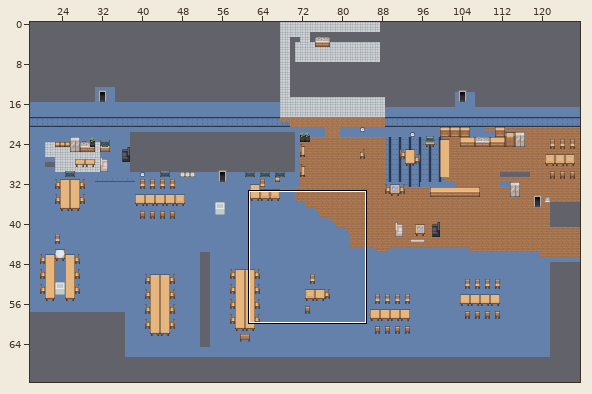
Two versions of a level (Tiled map, levels/webs.tmx). The picture above shows the old version from afar; the outline marks the close-up.
Close-up. Before the edit:
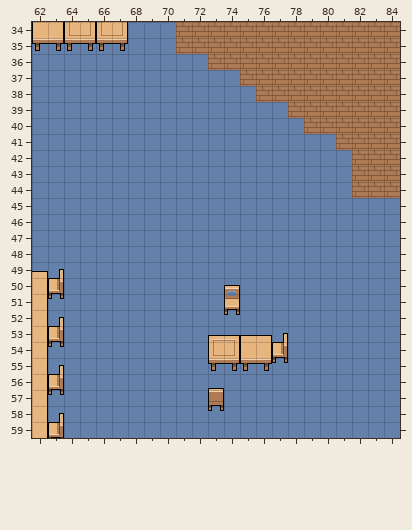
Cells are 16x16 px. Shown: x 62..84, y 34..59. The commit also changed other parts of the map, which this record leaves out. Not drawn, because the pictures are missing: unchanged layer "walls".
The same view after the edit:
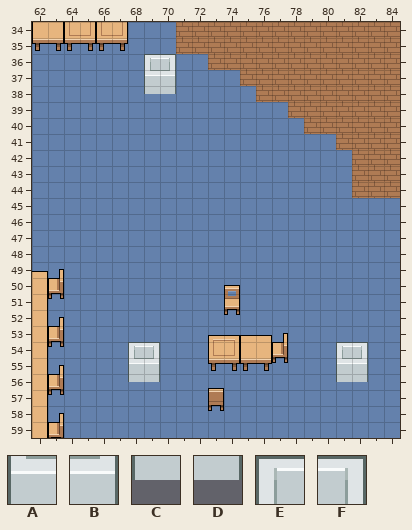
Key: from "indoors_2": A 1347, B 1348, C 1421, D 1422, E 1495, F 1496.
_ is an empty cell.
Diff:
Layer "objects":
The author put tile A in row 37 at x 69; in row 55 at x 68 and 81.
The author put tile B in row 37 at x 70; in row 55 at x 69 and 82.
The author put tile C in row 38 at x 69; in row 56 at x 68 and 81.
The author put tile D in row 38 at x 70; in row 56 at x 69 and 82.
The author put tile E in row 36 at x 69; in row 54 at x 68 and 81.
The author put tile F in row 36 at x 70; in row 54 at x 69 and 82.
Where, in picture pixels (left, top, right, bottom), the same in both close-ups:
added: (144, 54, 176, 94)
added: (128, 342, 160, 382)
added: (336, 342, 368, 382)
